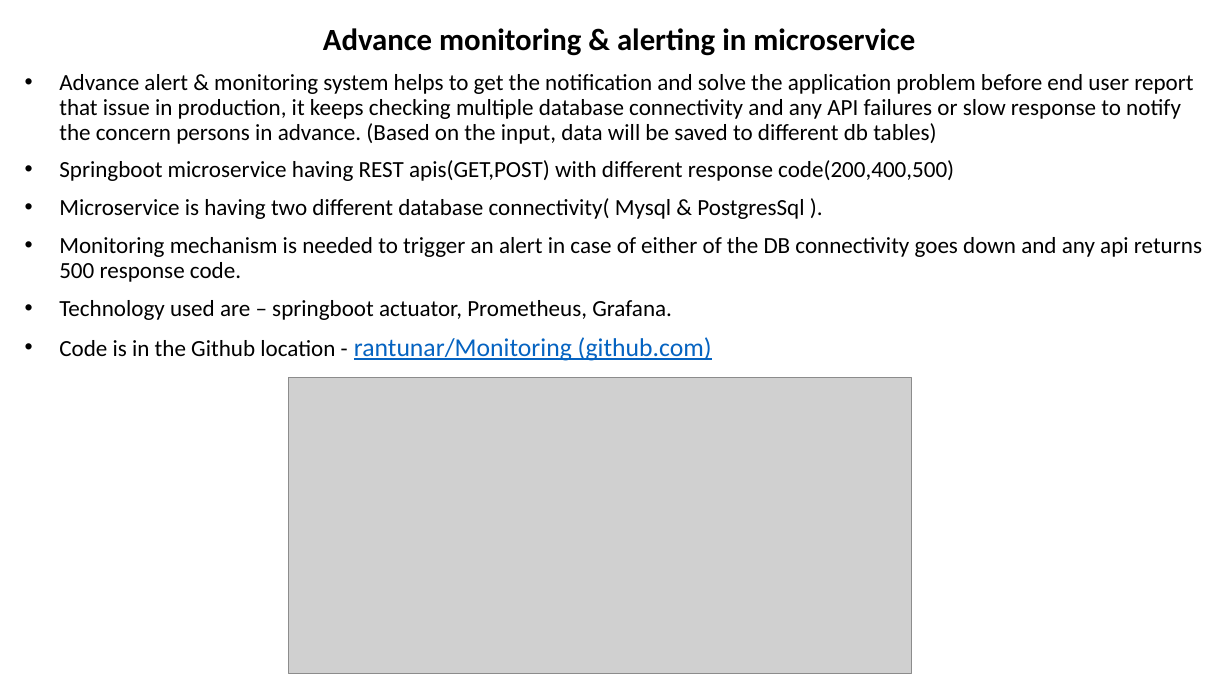
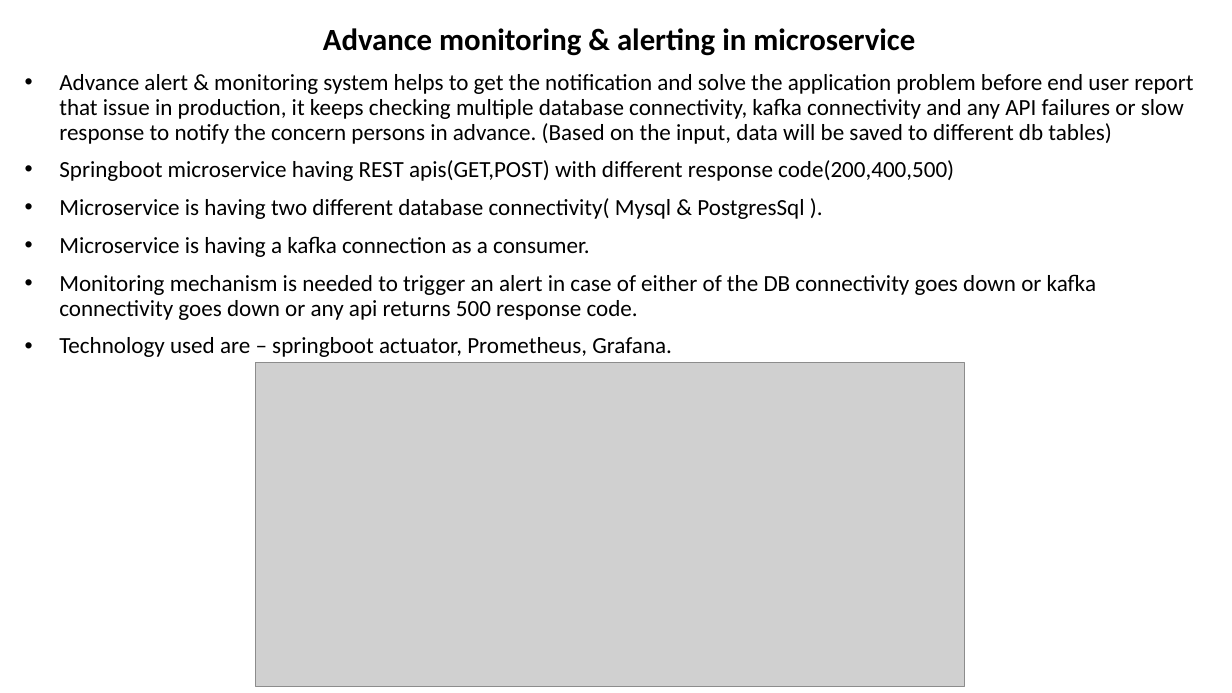
Before and after one commit to rantunar/Monitoring, a slide deck: slide 1 of AdvanceMotitoringSystem.pptx. Drawn at 1232x693 pixels with LibreOffice and Linux fonts; fonts in the diff are those of the drawing; grey boxes stand for pictures. Boxes give left, top, right and bottom in pixels: in the first picture for what was removed or moved away, otherwise in the second. Text is boxed around its words. In the diff, an @@ line names an element or a change of style, - is before the commit and + after.

Commit message:
kafka monitoring added

```diff
--- a/AdvanceMotitoringSystem.pptx
+++ b/AdvanceMotitoringSystem.pptx
@@ subtitle at [59, 74, 1193, 144]: text changed @@
-• Advance alert & monitoring system helps to get the notification and solve the application problem before end user report that issue in production, it keeps checking multiple database connectivity and any API failures or slow response to notify the concern persons in advance. (Based on the input, data will be saved to different db tables)
+• Advance alert & monitoring system helps to get the notification and solve the application problem before end user report that issue in production, it keeps checking multiple database connectivity, kafka connectivity and any API failures or slow response to notify the concern persons in advance. (Based on the input, data will be saved to different db tables)
@@ subtitle at [59, 236, 1097, 320]: text changed @@
-• Monitoring mechanism is needed to trigger an alert in case of either of the DB connectivity goes down and any api returns 500 response code.
+• Microservice is having a kafka connection as a consumer.
+• Monitoring mechanism is needed to trigger an alert in case of either of the DB connectivity goes down or kafka connectivity goes down or any api returns 500 response code.
@@ subtitle at [59, 337, 712, 361]: paragraph removed @@
-• Code is in the Github location - rantunar/Monitoring (github.com)
@@ picture: place and size @@
-picture at [288, 377, 911, 674]
+picture at [255, 363, 965, 687]
```
Also in this commit, not shown: 1 other slide changed, 8 other files.
